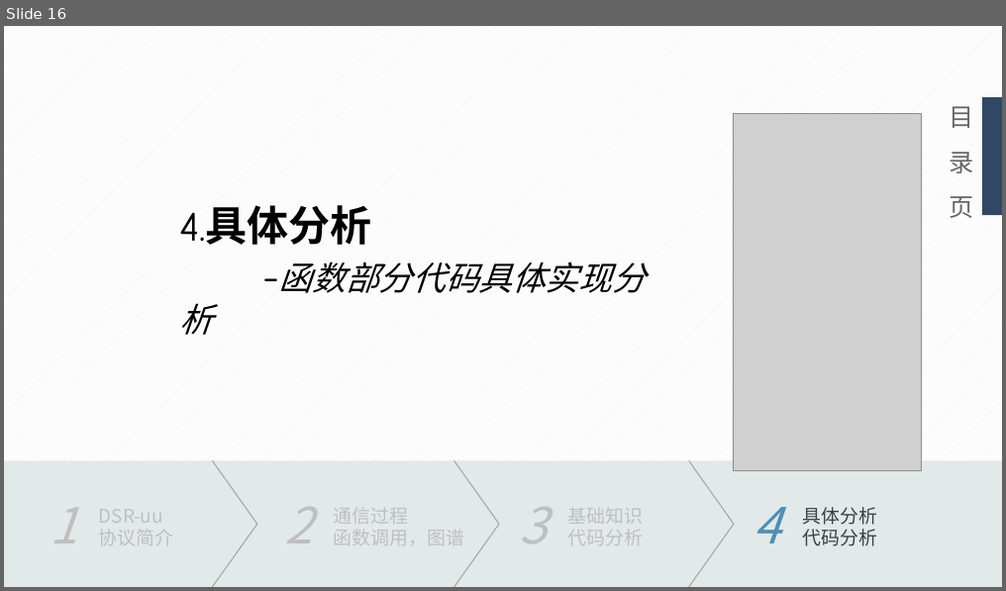
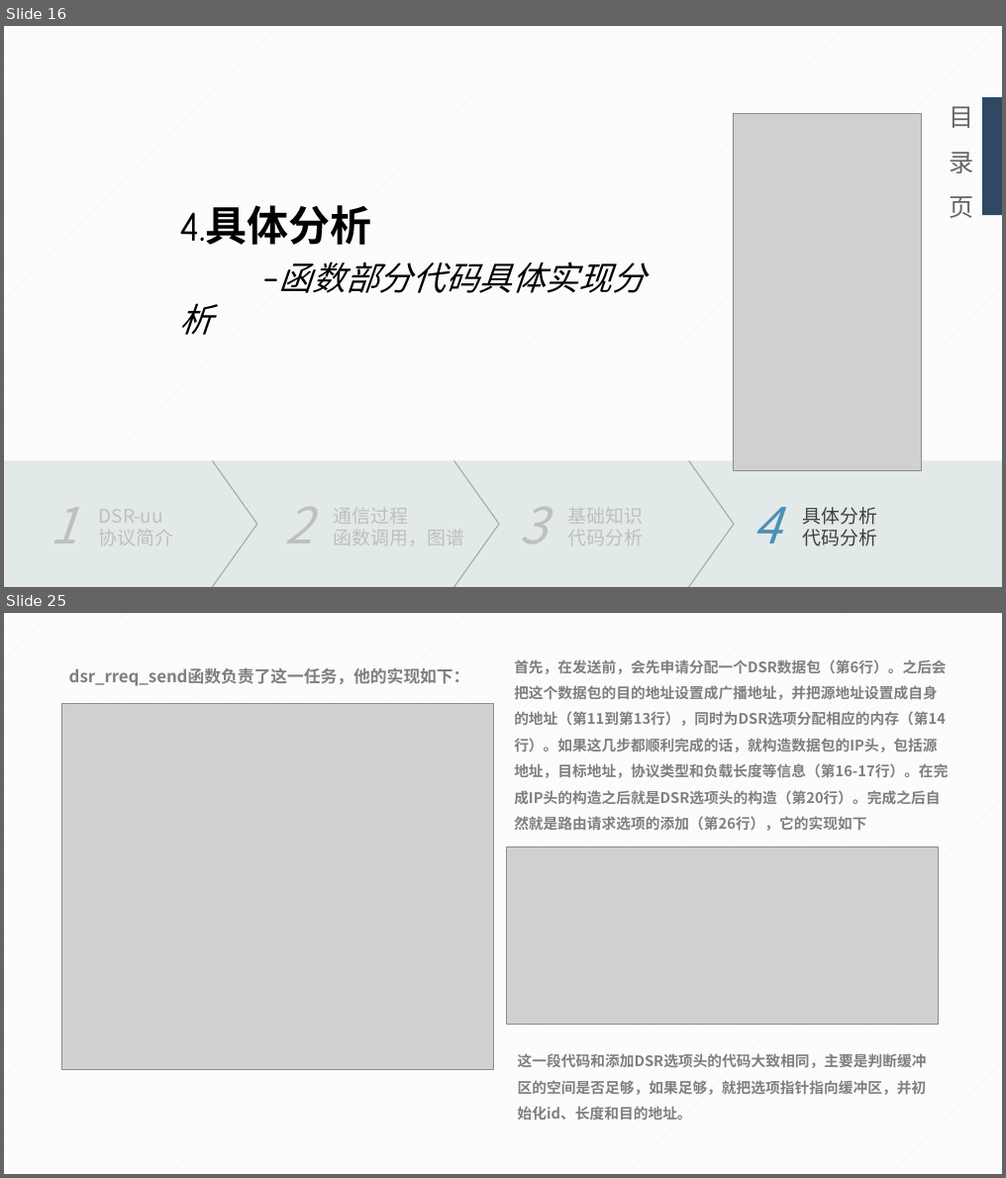
Before and after one commit to Sma-yida/201692204, a slide deck: DSR-uu代码分析.pptx. Shown one above the other, each under a label of ours: slide 16 before the commit, slides 16 and 25 after it; the slides between them are not shown. The pictures are 1006x591 and 1006x1178 pixels, drawn with LibreOffice and Linux fonts; fonts in the diff are those of the drawing; grey boxes stand for pictures. Boxes give left, top, right and bottom in pixels: in the first picture for what was removed or moved away, otherwise in the second. Text is boxed around its words. In the diff, an @@ line names an element or a change of style, - is before the commit and + after.

```diff
--- a/DSR-uu代码分析.pptx
+++ b/DSR-uu代码分析.pptx
@@ slide 25 added at (4,613,1002,1174), background pattern #F2F2F2 on #FFFFFF @@
@@ text added at (69,668,470,686), 16 pt, text #7F7F7F, bold @@
+dsr_rreq_send函数负责了这一任务，他的实现如下：
@@ text added at (514,660,947,831), 14 pt, text #7F7F7F, bold @@
+首先，在发送前，会先申请分配一个DSR数据包（第6行）。之后会把这个数据包的目的地址设置成广播地址，并把源地址设置成自身的地址（第11到第13行），同时为DSR选项分配相应的内存（第14行）。如果这几步都顺利完成的话，就构造数据包的IP头，包括源地址，目标地址，协议类型和负载长度等信息（第16-17行）。在完成IP头的构造之后就是DSR选项头的构造（第20行）。完成之后自然就是路由请求选项的添加（第26行），它的实现如下
@@ picture added at (61,703,494,1069) @@
@@ picture added at (507,847,939,1025) @@
@@ text added at (518,1054,927,1120), 14 pt, text #7F7F7F, bold @@
+这一段代码和添加DSR选项头的代码大致相同，主要是判断缓冲区的空间是否足够，如果足够，就把选项指针指向缓冲区，并初始化id、长度和目的地址。
```
Also in this commit, not shown: 15 slides changed, 4 other slides added.
